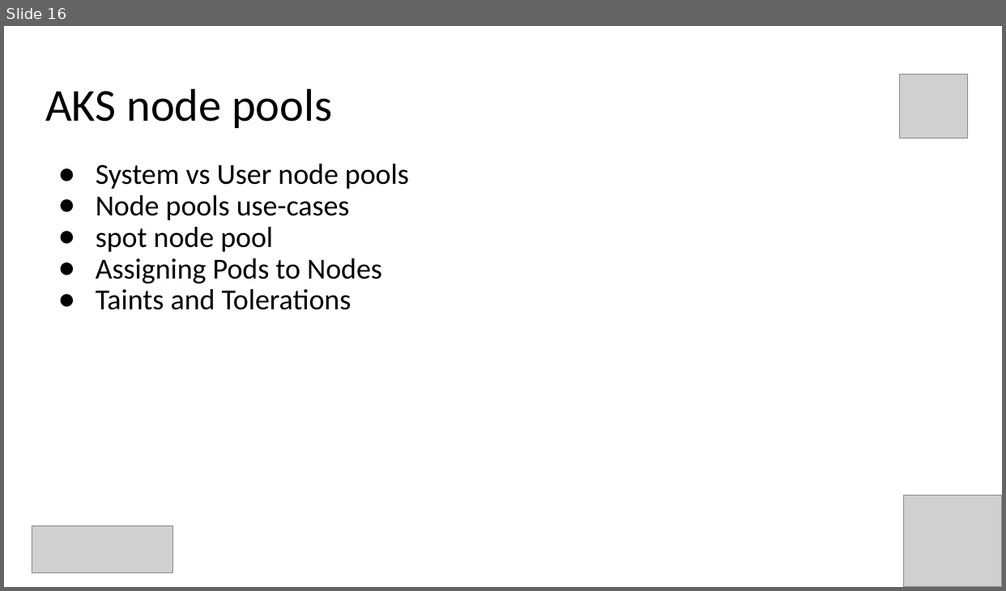
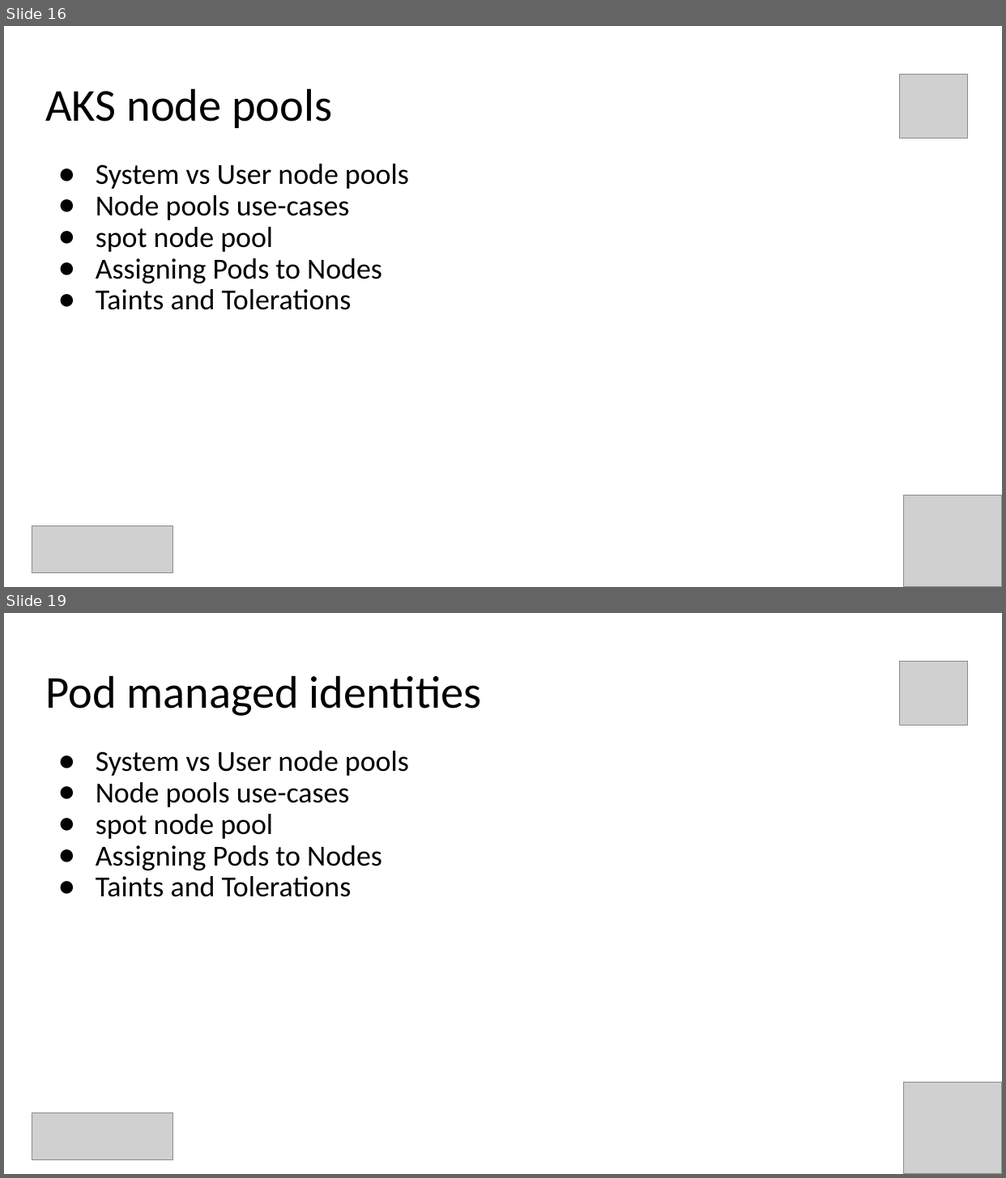
Before and after one commit to evgenyb/aks-workshops, a slide deck: 02-aks-advanced-configuration/slides/Advanced AKS Configuration.pptx. Shown one above the other, each under a label of ours: slide 16 before the commit, slides 16 and 19 after it; the slides between them are not shown. The pictures are 1006x591 and 1006x1178 pixels, drawn with LibreOffice and Linux fonts; fonts in the diff are those of the drawing; grey boxes stand for pictures. Boxes give left, top, right and bottom in pixels: in the first picture for what was removed or moved away, otherwise in the second. Text is boxed around its words. In the diff, an @@ line names an element or a change of style, - is before the commit and + after.

```diff
--- a/02-aks-advanced-configuration/slides/Advanced AKS Configuration.pptx
+++ b/02-aks-advanced-configuration/slides/Advanced AKS Configuration.pptx
@@ slide 19 added at box(4, 613, 1002, 1174), background #FFFFFF @@
@@ title added at box(45, 675, 482, 716), 44 pt, text #000000 @@
+Pod managed identities
@@ picture added at box(899, 662, 968, 726) @@
@@ text added at box(96, 751, 409, 897), 28 pt, text #000000 @@
+● System vs User node pools
+● Node pools use-cases
+● spot node pool
+● Assigning Pods to Nodes
+● Taints and Tolerations
@@ picture added at box(904, 1082, 1002, 1174) @@
@@ picture added at box(32, 1114, 173, 1161) @@
```
Also in this commit, not shown: 2 slides changed, 3 other slides added, 2 other files.
